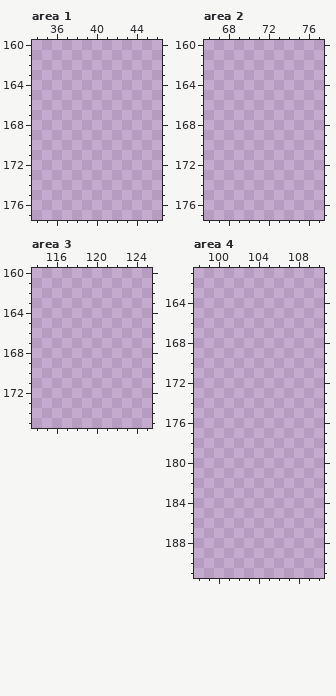
Pixel-art file, stored at assets/graphic.ase. Above: the version before the commit.
1280x720 pixels, 1 frame. Colours within 5 levels of each other are drawn and written as one. Shown: area 1: x 34..46, y 160..177; area 2: x 66..77, y 160..177; area 3: x 114..125, y 160..175; area 4: x 98..110, y 161..191. The commit also changed other parts of the picture, which this record leaves out.
Now the later version:
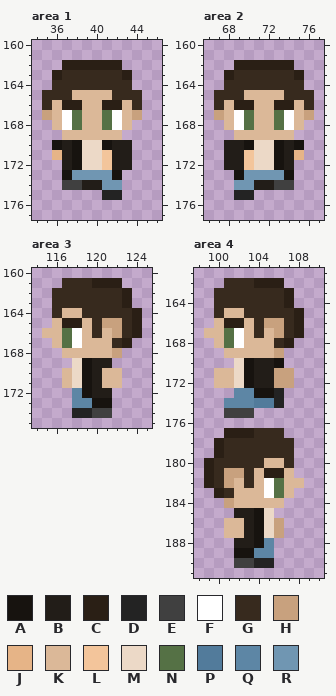
Palette (. is transparent): A #17130f  B #221d18  C #2a1f15  D #232323  E #404040  F #ffffff  G #372a1e  H #c8a17e  J #e6b487  K #dbb898  L #f3c59b  M #ecd9c7  N #557145  P #527b9b  Q #5d86a5  R #7096b2
The edit:
Area 1:
y 162: x 37..42 ...... -> CCCCCC
y 163: x 36..43 ........ -> CGGGGGGC
y 164: x 36..43 ........ -> GGGGGGGG
y 165: x 35..44 .......... -> GGGKKKKGGG
y 166: x 35..44 .......... -> GKCCKKCCKG
y 167: x 35..44 .......... -> HKFNKKNFKH
y 168: x 36..43 ........ -> KFNKKNFK
y 169: x 37..42 ...... -> KKKKKK
y 170: x 36..43 ........ -> ABAMMABB
y 171: x 36..43 ........ -> JBAMMLBB
y 172: x 37..43 ....... -> BAMMLBB
y 173: x 37..42 ...... -> ARRRRA
y 174: x 37..42 ...... -> EEBBRR
y 175: x 41..42 .. -> DD
Area 2:
y 162: x 69..74 ...... -> CCCCCC
y 163: x 68..75 ........ -> CGGGGGGC
y 164: x 68..75 ........ -> GGGGGGGG
y 165: x 67..76 .......... -> GGGKKKKGGG
y 166: x 67..76 .......... -> GKCCKKCCKG
y 167: x 67..76 .......... -> HKFNKKNFKH
y 168: x 68..75 ........ -> KFNKKNFK
y 169: x 69..74 ...... -> KKKKKK
y 170: x 68..75 ........ -> BBAMMABA
y 171: x 68..75 ........ -> BBLMMABJ
y 172: x 68..74 ....... -> BBLMMAB
y 173: x 69..74 ...... -> ARRRRA
y 174: x 69..74 ...... -> RRBBEE
y 175: x 69..70 .. -> DD
Area 3:
y 161: x 117..122 ...... -> GGGCCC
y 162..163: x 116..123 ........ -> GGGGGGGC
y 164: x 116..124 ......... -> GKKGGGGGC
y 165: x 116..124 ......... -> KCCKGHHGC
y 166: x 115..124 .......... -> KKNFKGKHGC
y 167: x 116..123 ........ -> KNFKKKGC
y 168: x 117..122 ...... -> KKKKKH
y 169: x 118..121 .... -> MABB
y 170..171: x 117..122 ...... -> KMABKK
y 172: x 118..121 .... -> QABB
y 173: x 118..121 .... -> QQAA
y 174: x 118..121 .... -> DDEE
Area 4:
y 162: x 101..106 ...... -> GGGCCC
y 163..164: x 100..107 ........ -> GGGGGGGC
y 165: x 100..108 ......... -> GKKGGGGGC
y 166: x 100..108 ......... -> KCCKGHHGC
y 167: x 99..108 .......... -> KKNFKGKHGC
y 168: x 100..107 ........ -> KNFKKKGC
y 169: x 101..106 ...... -> KKKKKH
y 170: x 102..106 ..... -> MABBA
y 171..172: x 100..107 ........ -> KKMABBHH
y 173: x 102..106 ..... -> QQAAD
y 174: x 101..106 ...... -> QQQPPD
y 175: x 101..103 ... -> EEE
y 177: x 101..106 ...... -> CCCGGG
y 178..179: x 100..107 ........ -> CGGGGGGG
y 180: x 99..107 ......... -> CGGGGGKKG
y 181: x 99..107 ......... -> CGHHGKCCK
y 182: x 99..108 .......... -> CGHKGKFNKK
y 183: x 100..107 ........ -> CGKKKFNK
y 184: x 101..106 ...... -> HKKKKK
y 185: x 102..105 .... -> BBAM
y 186..187: x 101..106 ...... -> KKBAMH
y 188: x 102..105 .... -> BBAQ
y 189: x 102..105 .... -> AAQQ
y 190: x 102..105 .... -> EEDD
